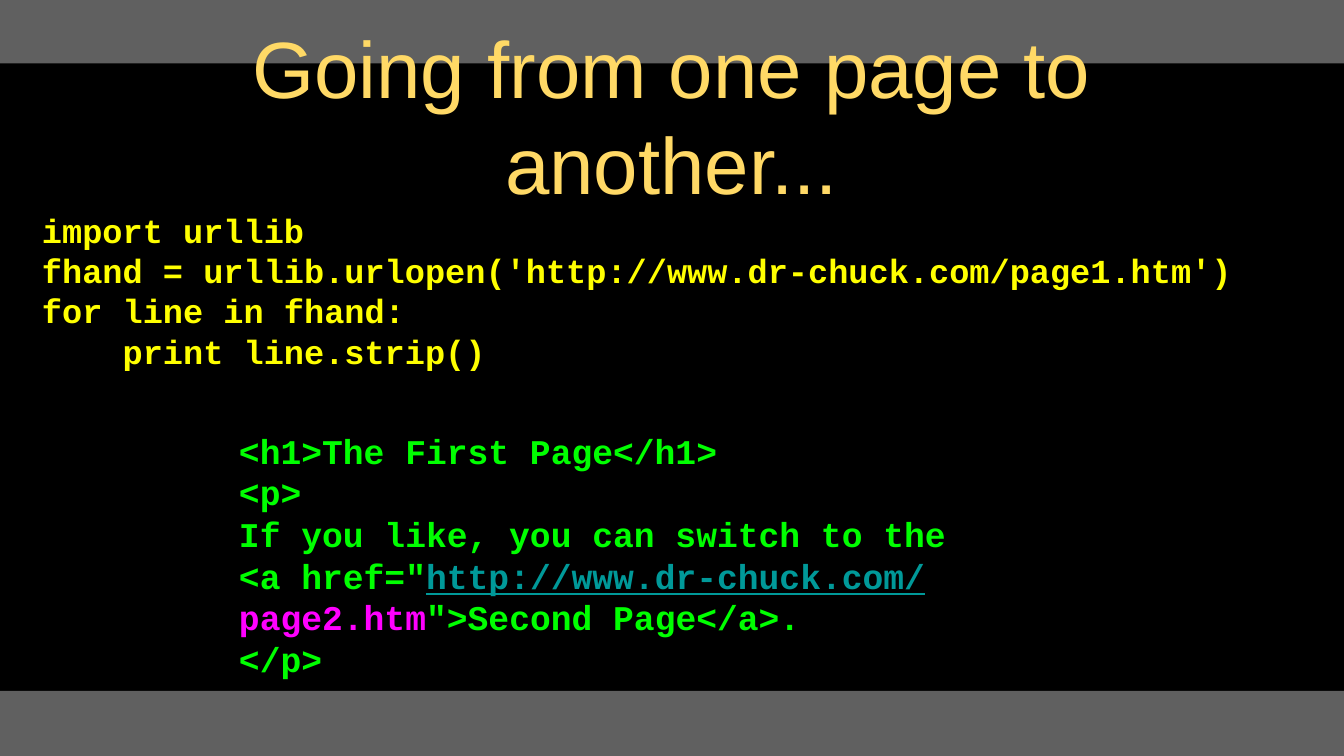
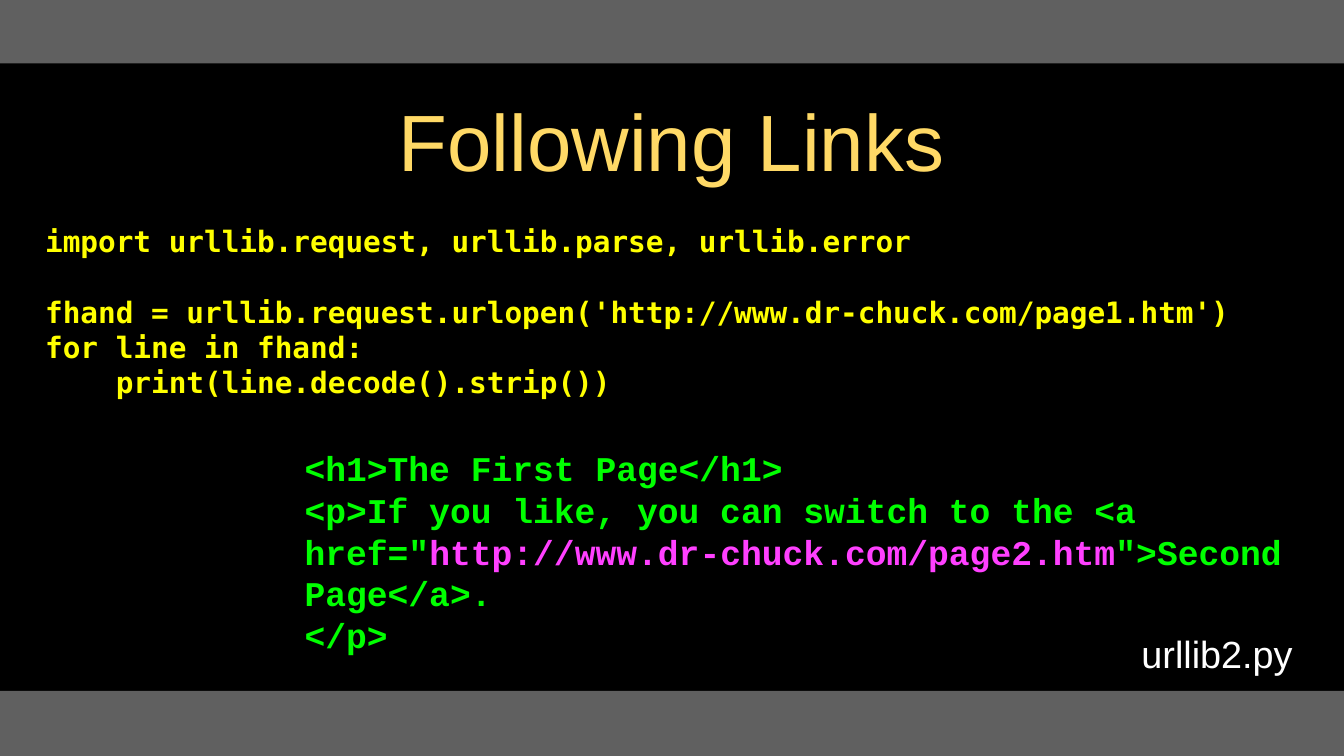
Before and after one commit to csev/py4e, a slide deck: slide 40 of lectures3/Pythonlearn-12-HTTP.pptx (slide 48 before the commit). Drawn at 1344x756 pixels with LibreOffice and Linux fonts; fonts in the diff are those of the drawing. Boxes give left, top, right and bottom in pixels: in the first picture for what was removed or moved away, otherwise in the second. Text is boxed around its words. In the diff, an @@ line names an element or a change of style, - is before the commit and + after.

Commit message:
Update another lecture

```diff
--- a/lectures3/Pythonlearn-12-HTTP.pptx
+++ b/lectures3/Pythonlearn-12-HTTP.pptx
@@ title removed at box(252, 35, 1090, 195) @@
-Going from one page to another...
@@ title added at box(399, 113, 944, 187), 76 pt, text #FFD966 @@
+Following Links
@@ text at box(45, 228, 1228, 329): text changed; size 32 to 28 pt; font Courier New to DejaVu Sans Mono @@
-import urllib
-fhand = urllib.urlopen('http://www.dr-chuck.com/page1.htm')
+import urllib.request, urllib.parse, urllib.error
+fhand = urllib.request.urlopen('http://www.dr-chuck.com/page1.htm')
@@ text "import urllib.request, urllib.parse, urllib.error": place and size @@
-text "import urllib.request, urllib.parse, urllib.error" at box(42, 218, 1231, 371)
+text "import urllib.request, urllib.parse, urllib.error" at box(45, 228, 1228, 399)
@@ text at box(45, 334, 363, 359): size 32 to 28 pt, font Courier New to DejaVu Sans Mono in "for line in fhand:" @@
@@ text at box(116, 369, 611, 399): text changed; size 32 to 28 pt; font Courier New to DejaVu Sans Mono @@
-print line.strip()
+print(line.decode().strip())
@@ text "<h1>The First Page</h1>": place and size @@
-text "<h1>The First Page</h1>" at box(239, 439, 945, 680)
+text "<h1>The First Page</h1>" at box(305, 456, 1282, 656)
@@ text at box(305, 498, 1282, 614): text changed @@
-<p>
-If you like, you can switch to the
-<a href="http://www.dr-chuck.com/
-page2.htm">Second Page</a>.
+<p>If you like, you can switch to the <a href="http://www.dr-chuck.com/page2.htm">Second Page</a>.
@@ text added at box(1141, 640, 1292, 675), 36 pt, text #FFFFFF @@
+urllib2.py
```
Also in this commit, not shown: 44 other slides changed, 4 slides added, 14 slides removed, 7 other files.
